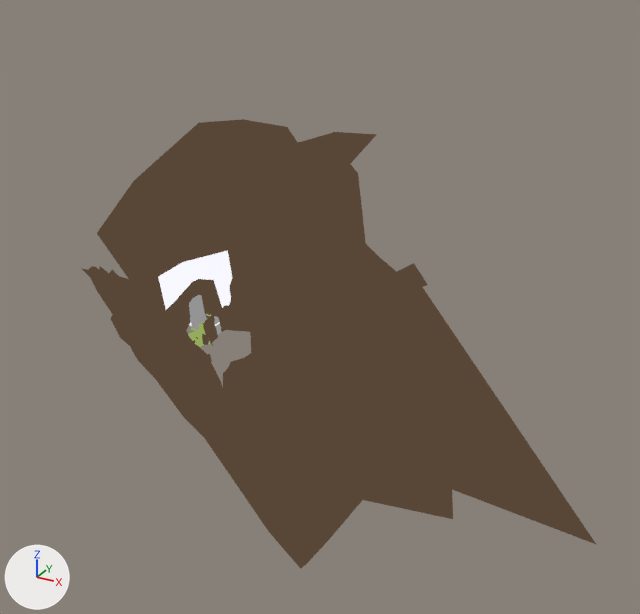
One commit to the Blender file alpine.blend: the scene before it, then after it.
Camera for both pictures: a 50 mm camera at (989.0, -1326.0, 791.0) aimed at (264.0, -8.0, 132.0). Every picture has the same lights, and +X, +Y and +Z are marked at lower left.

The first picture shows 'bsp'.
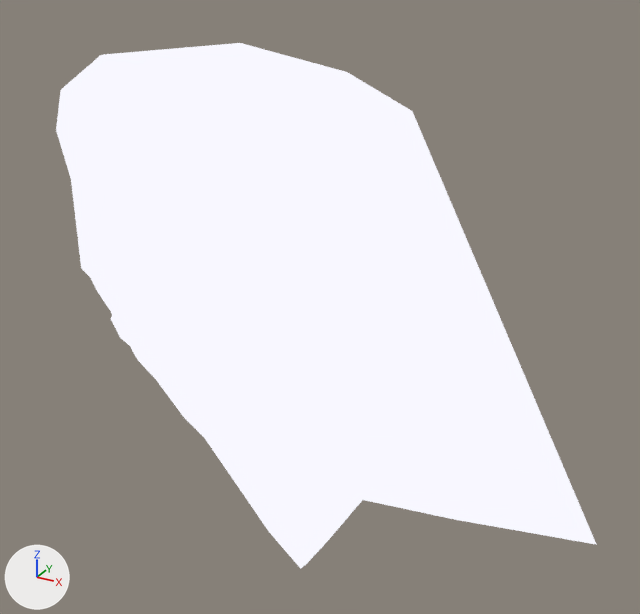
What the commit changed:
me_bsp_mesh is used by ob_bsp; parent ob_frame; location (-115.5, -53.01, 29.27).
me_bsp_mesh had 2604 vertices, 4552 faces, 1 loose edge and spanned x -279.0..976.0, y -412.0..560.0, z -100.0..330.0.
me_bsp_mesh now has 3000 vertices, 5124 faces and spans x -279.0..976.0, y -412.0..560.0, z -100.0..488.0.
me_bsp_mesh part 1: 99 vertices moved from x 64.0..350.0, y -297.0..168.0, z -8.0..95.0 to x 64.0..327.0, y -266.0..180.0, z -7.0..95.0; 116 vertices removed from x 23.0..172.0, y -23.0..205.0, z -18.0..107.0; 480 vertices added at x 30.0..193.0, y -36.0..180.0, z -22.0..62.0.
me_bsp_mesh part 2: 6 vertices added at x -276.0..564.0, y -362.0..560.0, z 488.0.

Changed parts and their boxes (x1, y1, x2, y2) in the pictures (640 x 614 px):
'bsp', reshaped (17% taller): before (81, 119, 597, 569); after (56, 43, 597, 569)
part 1 of me_bsp_mesh, built on: before (158, 250, 268, 530)
part 2 of me_bsp_mesh, added: after (56, 43, 597, 545)
